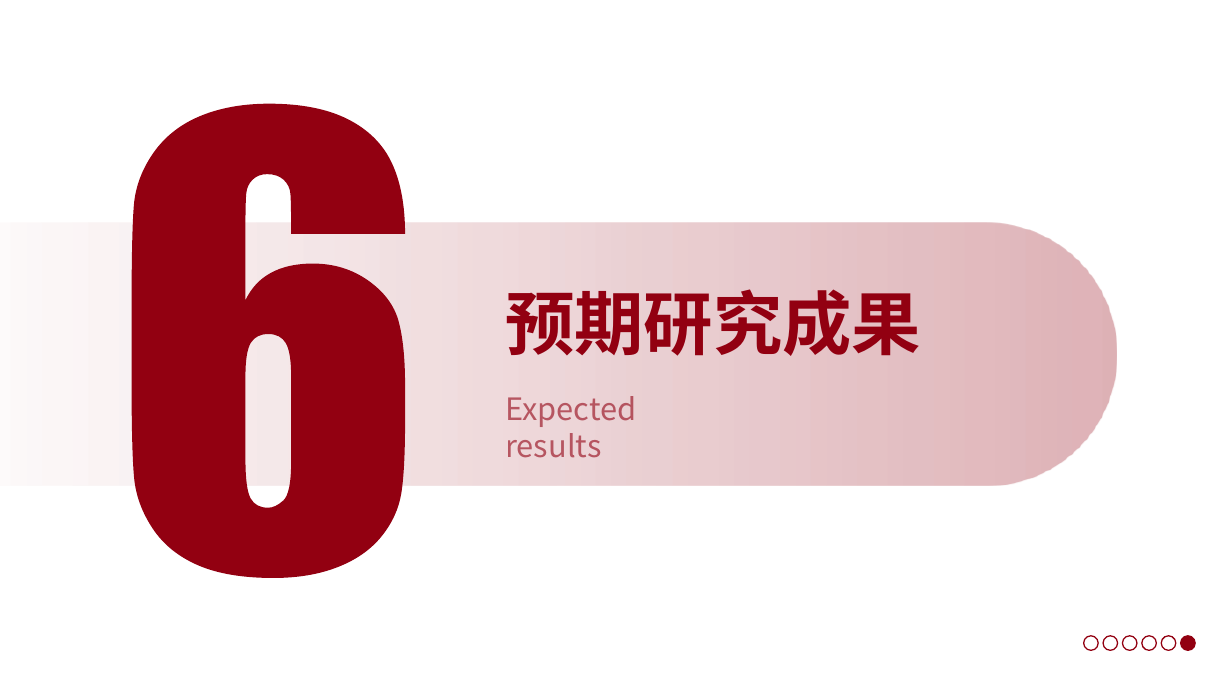
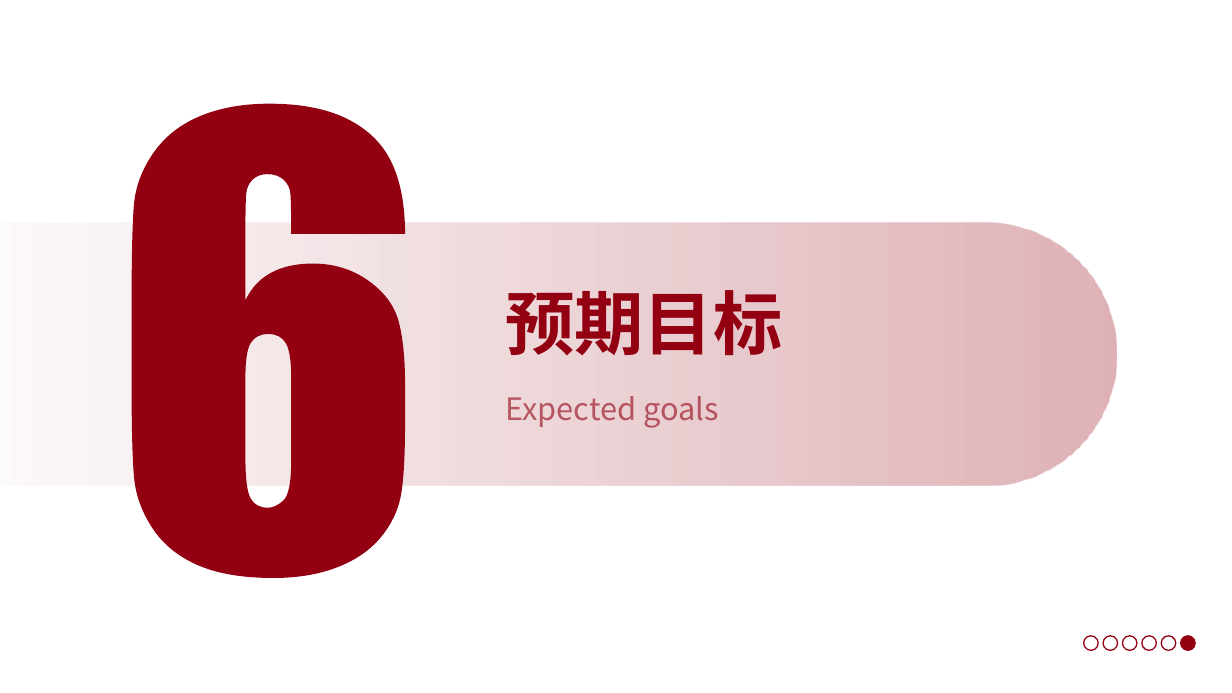
Before and after one commit to a854589274-afk/1, a slide deck: slide 27 of 开题答辩PPT_BSEP高原低压低氧.pptx (slide 25 before the commit). Drawn at 1232x693 pixels with LibreOffice and Linux fonts; fonts in the diff are those of the drawing; background and template pictures are left out. Boxes give left, top, right and bottom in pixels: in the first picture for what was removed or moved away, otherwise in the second. Text is boxed around its words. In the diff, an @@ line names an element or a change of style, - is before the commit and + after.

```diff
--- a/开题答辩PPT_BSEP高原低压低氧.pptx
+++ b/开题答辩PPT_BSEP高原低压低氧.pptx
@@ text at (x1=505, y1=290, x2=782, y2=355): text changed @@
-预期研究成果
+预期目标
@@ text at (x1=505, y1=396, x2=719, y2=428): text changed @@
-Expected results
+Expected goals
```
Also in this commit, not shown: 8 other slides changed, 4 slides added, 2 slides removed.
